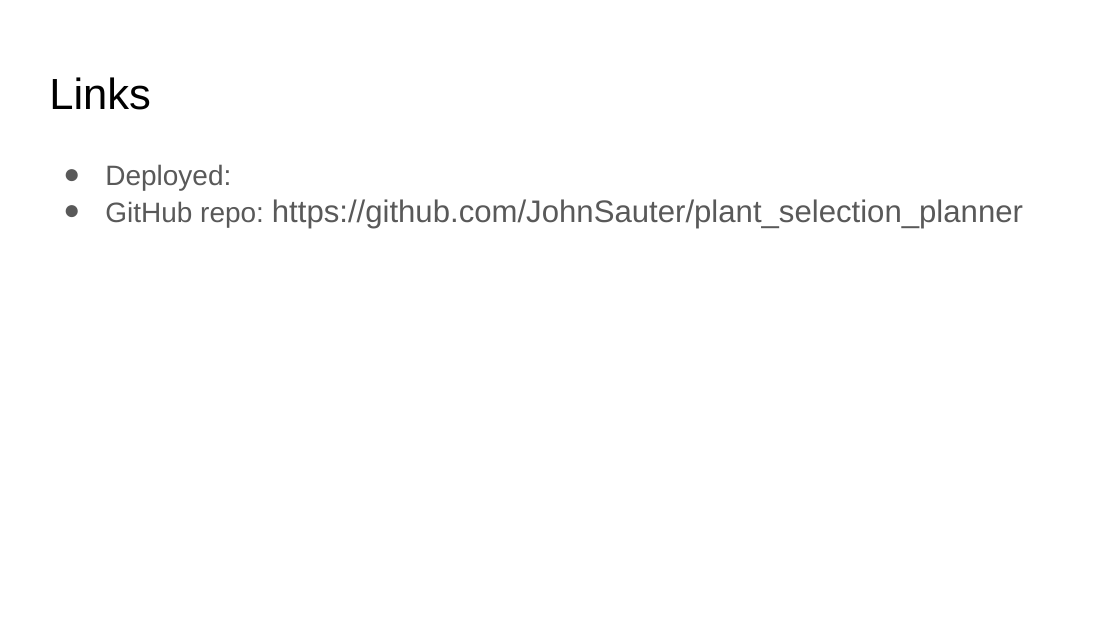
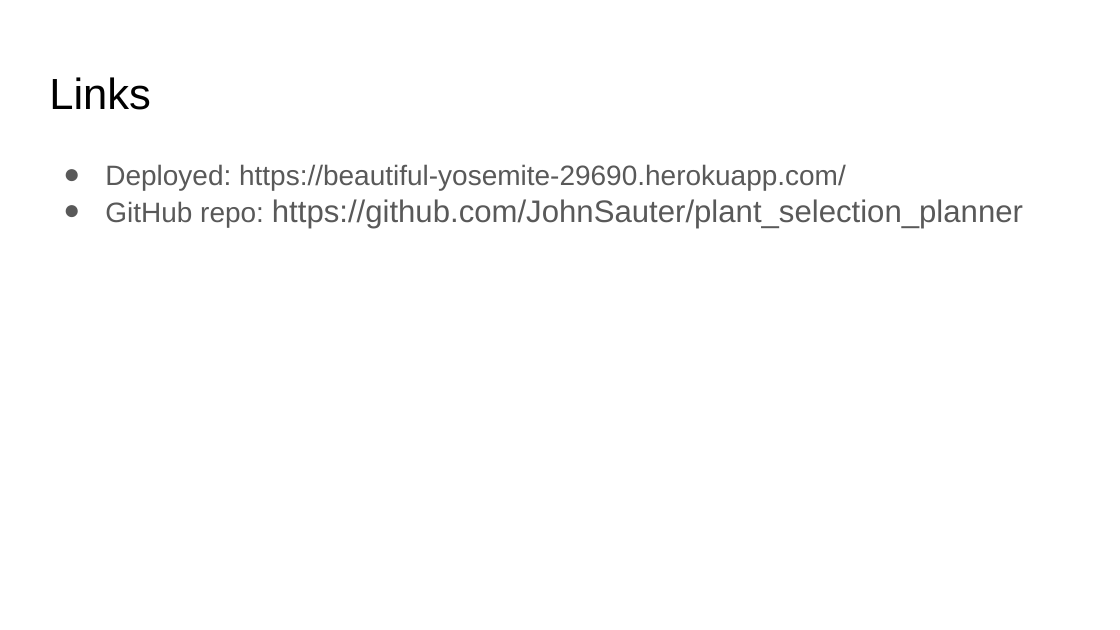
Before and after one commit to JohnSauter/plant_selection_planner, a slide deck: slide 7 of presentation/Plant_Selection_Planner.odp. Drawn at 1120x630 pixels with LibreOffice and Linux fonts; fonts in the diff are those of the drawing. Boxes give left, top, right and bottom in pixels: in the first picture for what was removed or moved away, otherwise in the second. Text is boxed around its words. In the diff, an @@ line names an element or a change of style, - is before the commit and + after.

```diff
--- a/presentation/Plant_Selection_Planner.odp
+++ b/presentation/Plant_Selection_Planner.odp
@@ text at (105, 164, 846, 190): text changed @@
-● Deployed:
+● Deployed: https://beautiful-yosemite-29690.herokuapp.com/
```
Also in this commit, not shown: 1 other slide changed, 1 other file.
